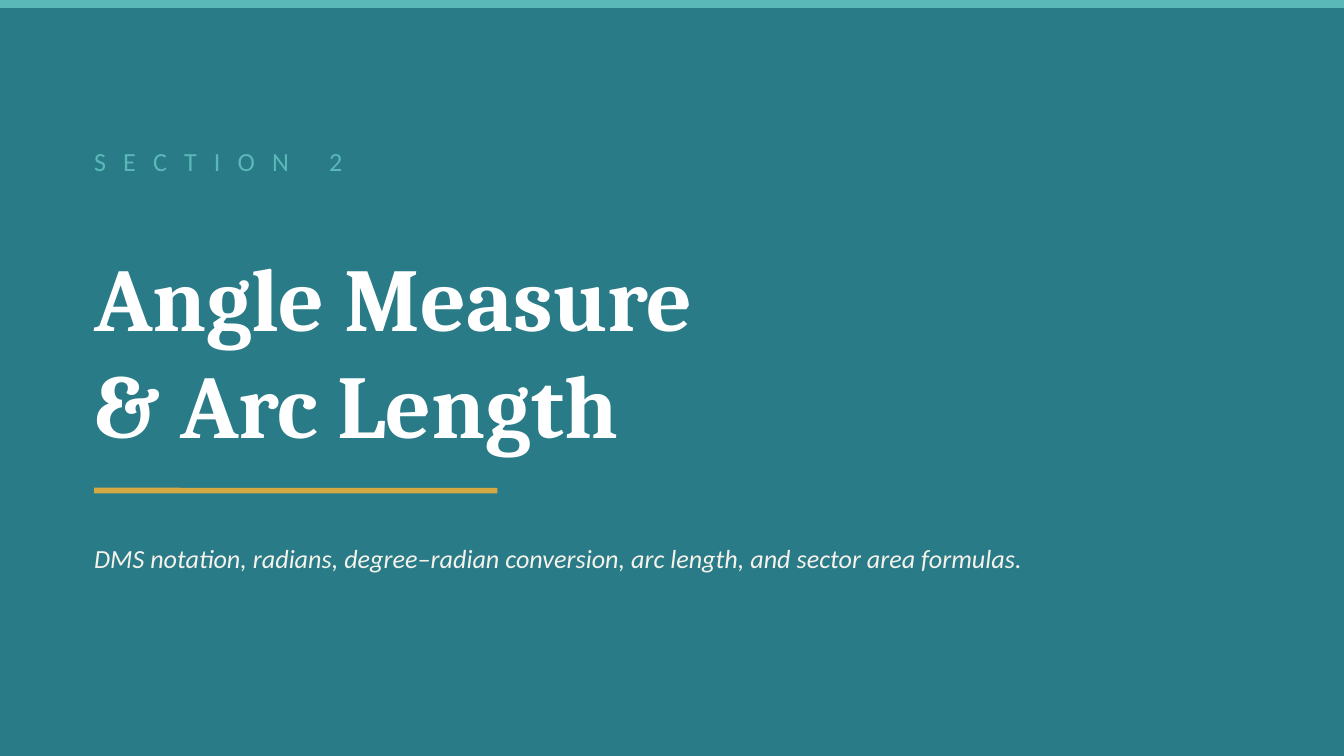
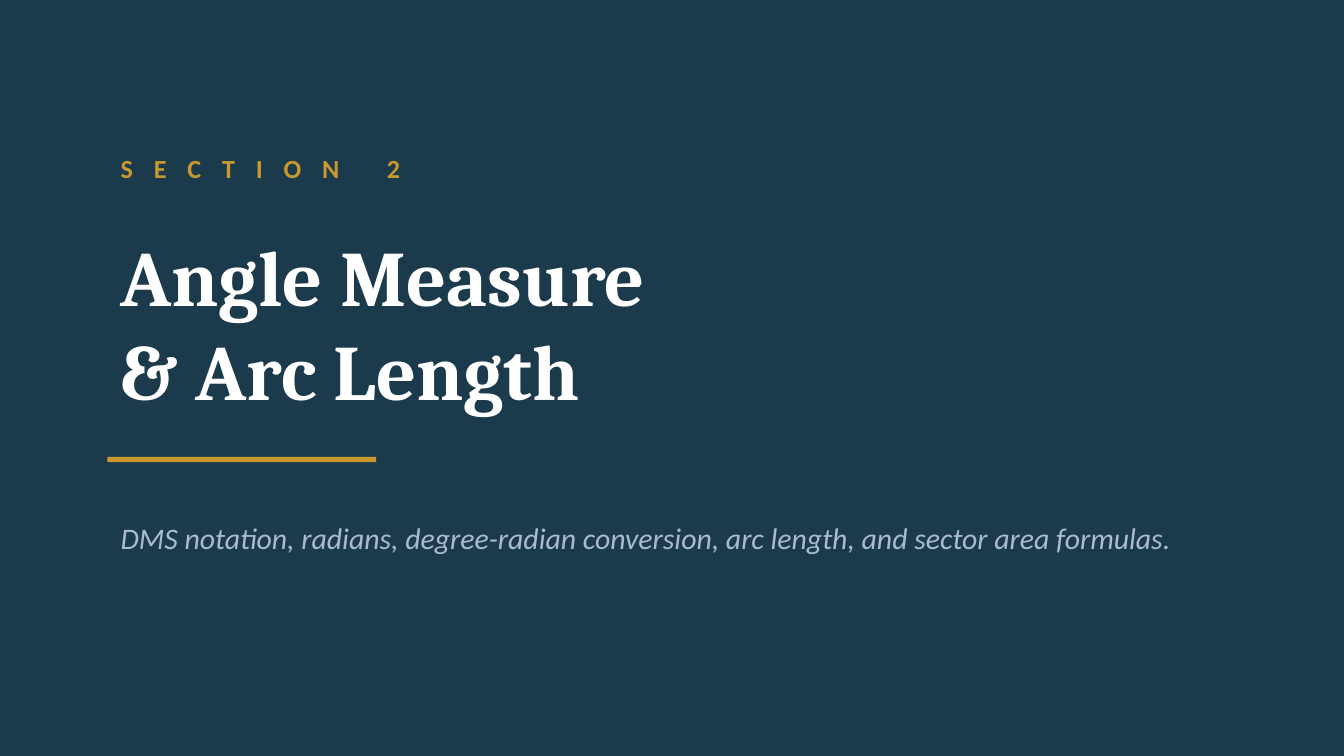
Before and after one commit to andrewhvolk/andrewhvolk.github.io, a slide deck: slide 13 of slides/Math130Unit2D.pptx (slide 10 before the commit). Drawn at 1344x756 pixels with LibreOffice and Linux fonts; fonts in the diff are those of the drawing. Boxes give left, top, right and bottom in pixels: in the first picture for what was removed or moved away, otherwise in the second. Text is boxed around its words. In the diff, an @@ line names an element or a change of style, - is before the commit and + after.

```diff
--- a/slides/Math130Unit2D.pptx
+++ b/slides/Math130Unit2D.pptx
@@ background #2A7B88 to #1B3A4B @@
@@ rectangle removed at (0, 0, 1344, 8) @@
@@ text "S E C T I ...": place and size @@
-text "S E C T I ..." at (94, 154, 342, 171)
+text "S E C T I ..." at (121, 161, 400, 178)
@@ text "S E C T I ..." at (121, 161, 400, 178): text colour #5AB8B8 to #C9982E, letter spacing 3 to 4 pt, bold on @@
@@ text "Angle Measure": place and size @@
-text "Angle Measure" at (94, 268, 693, 458)
+text "Angle Measure" at (121, 251, 645, 417)
@@ text "Angle Measure" at (121, 251, 645, 417): size 48 to 42 pt @@
@@ rectangle added at (108, 457, 376, 462), fill #C9982E @@
@@ line removed from (94, 491) to (497, 491) @@
@@ text at (121, 528, 1170, 554): text changed; size 14 to 16 pt; text colour #F5F2EB to #AABBCC @@
-DMS notation, radians, degree–radian conversion, arc length, and sector area formulas.
+DMS notation, radians, degree-radian conversion, arc length, and sector area formulas.
```
Also in this commit, not shown: 21 other slides changed, 8 slides added, 2 slides removed, 1 other file.
